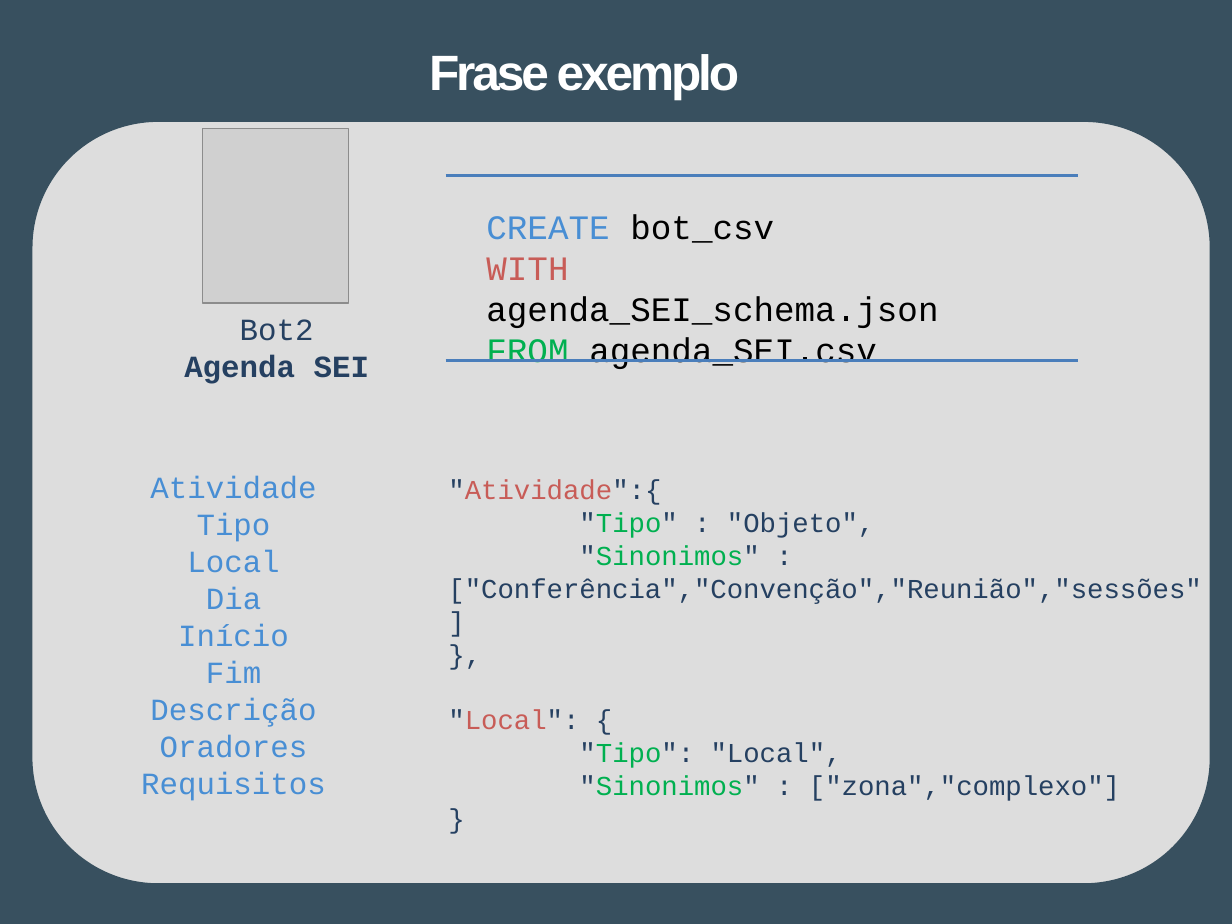
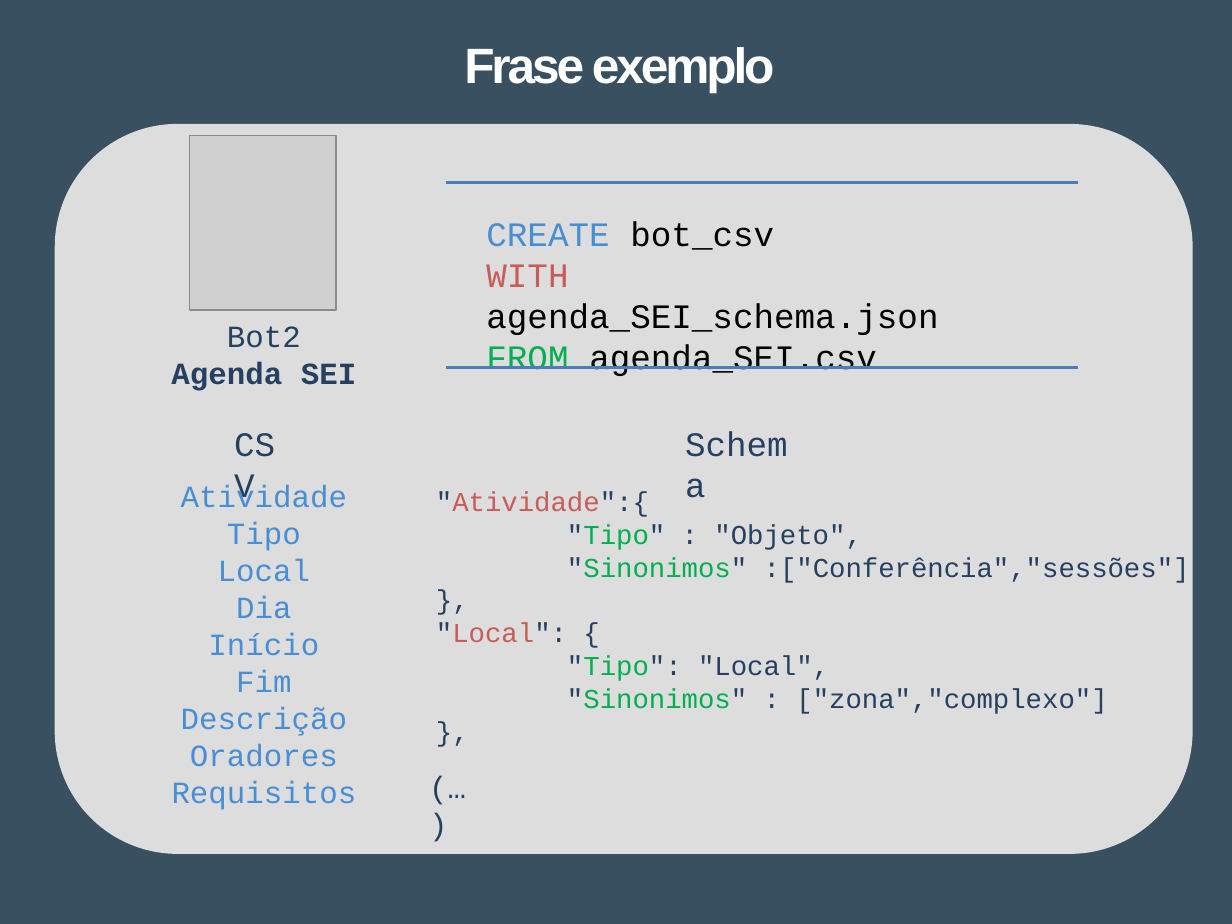
Before and after one commit to Tibblue/PLC, a slide deck: slide 8 of LEI/apresentações/checkpoint2/apresLEI_grupo47.pptx. Drawn at 1232x924 pixels with LibreOffice and Linux fonts; fonts in the diff are those of the drawing; grey boxes stand for pictures. Boxes give left, top, right and bottom in pixels: in the first picture for what was removed or moved away, otherwise in the second. Text is boxed around its words. In the diff, an @@ line names an element or a change of style, - is before the commit and + after.

```diff
--- a/LEI/apresentações/checkpoint2/apresLEI_grupo47.pptx
+++ b/LEI/apresentações/checkpoint2/apresLEI_grupo47.pptx
@@ title "Frase exemplo" moved from (x1=429, y1=54, x2=740, y2=100) to (x1=464, y1=47, x2=775, y2=92) @@
@@ rounded rectangle resized from (x1=31, y1=121, x2=1211, y2=886) to (x1=57, y1=126, x2=1191, y2=853) @@
@@ rounded rectangle at (x1=57, y1=126, x2=1191, y2=853): outline #38505F 2 pt to #DDDDDD 2 pt @@
@@ picture moved from (x1=202, y1=129, x2=349, y2=303) to (x1=190, y1=136, x2=336, y2=309) @@
@@ text "Bot2" moved from (x1=184, y1=319, x2=369, y2=384) to (x1=171, y1=326, x2=356, y2=391) @@
@@ 2 lines, 1 text moved together from (x1=446, y1=175, x2=1078, y2=369) to (x1=446, y1=182, x2=1078, y2=376) @@
@@ text added at (x1=222, y1=416, x2=303, y2=471), 20 pt, text #254061 @@
+CSV
@@ text added at (x1=673, y1=416, x2=812, y2=471), 20 pt, text #254061 @@
+Schema
@@ text "Atividade" moved from (x1=141, y1=476, x2=326, y2=801) to (x1=172, y1=485, x2=357, y2=810) @@
@@ text at (x1=436, y1=492, x2=1190, y2=714): text changed @@
-}
+},
@@ text ""Atividade":{" moved from (x1=448, y1=480, x2=1201, y2=801) to (x1=436, y1=492, x2=1190, y2=714) @@
@@ text at (x1=567, y1=557, x2=1190, y2=583): text changed @@
-"Sinonimos" : ["Conferência","Convenção","Reunião","sessões"]
+"Sinonimos" :["Conferência","sessões"]
@@ text added at (x1=418, y1=763, x2=494, y2=812), 18 pt, text #254061 @@
+(…)
```
Also in this commit, not shown: 15 other slides changed, 2 slides removed.
